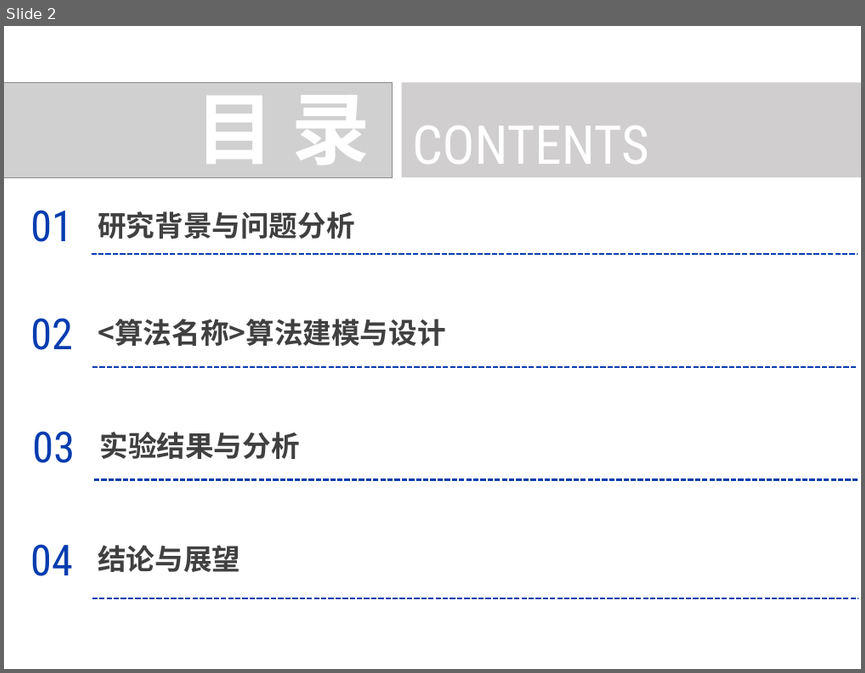
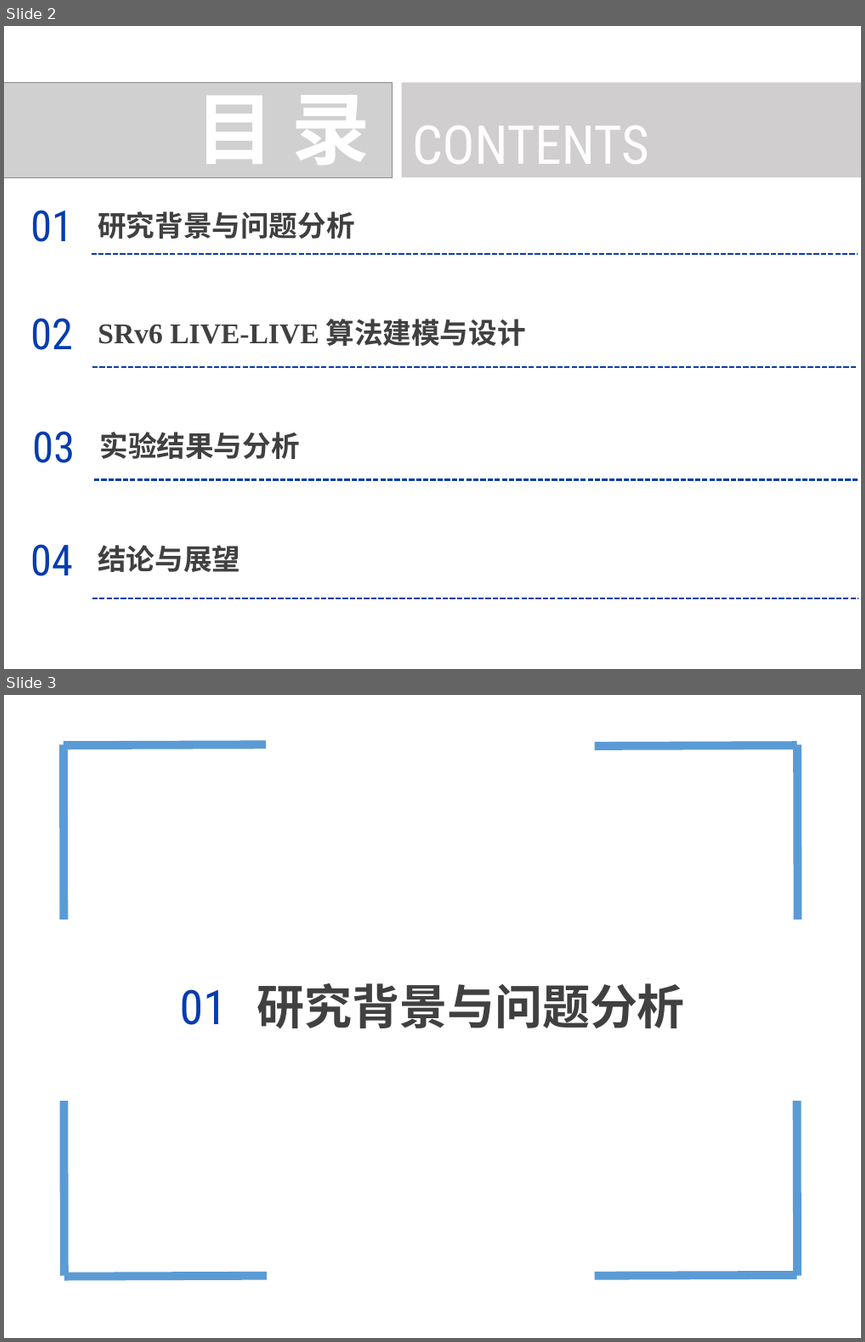
Before and after one commit to cyanbird811/ANTL_papers, a slide deck: 互联网络的设计_汇报/第二次/真正选择/第二次PPT.pptx. Shown one above the other, each under a label of ours: slide 2 before the commit, slides 2 and 3 after it. The pictures are 865x673 and 865x1342 pixels, drawn with LibreOffice and Linux fonts; fonts in the diff are those of the drawing; grey boxes stand for pictures. Boxes give left, top, right and bottom in pixels: in the first picture for what was removed or moved away, otherwise in the second. Text is boxed around its words. In the diff, an @@ line names an element or a change of style, - is before the commit and + after.

```diff
--- a/互联网络的设计_汇报/第二次/真正选择/第二次PPT.pptx
+++ b/互联网络的设计_汇报/第二次/真正选择/第二次PPT.pptx
@@ slide 3 added at bbox=[4, 695, 861, 1338], background #FFFFFF @@
@@ line added from (64, 744) to (64, 919), #5B9BD5 7 pt @@
@@ line added from (265, 744) to (64, 745), #5B9BD5 7 pt @@
@@ line added from (796, 745) to (595, 746), #5B9BD5 7 pt @@
@@ line added from (797, 744) to (797, 919), #5B9BD5 7 pt @@
@@ ellipse added at bbox=[148, 977, 257, 1034], 40 pt, text #053CAF @@
+01
@@ text added at bbox=[256, 983, 685, 1028], 40 pt, text #404040, bold @@
+研究背景与问题分析
@@ line added from (64, 1100) to (64, 1275), #5B9BD5 7 pt @@
@@ line added from (796, 1100) to (797, 1275), #5B9BD5 7 pt @@
@@ line added from (266, 1275) to (64, 1276), #5B9BD5 7 pt @@
@@ line added from (796, 1275) to (595, 1275), #5B9BD5 7 pt @@
@@ slide 2 changed as well @@
@@ text at bbox=[98, 318, 525, 346]: text changed; font Noto Sans CJK SC to Times New Roman @@
-<算法名称>算法建模与设计
+SRv6 LIVE-LIVE 算法建模与设计
```
Also in this commit, not shown: 4 other slides changed, 12 other slides added, 7 slides removed, 1 other file.
